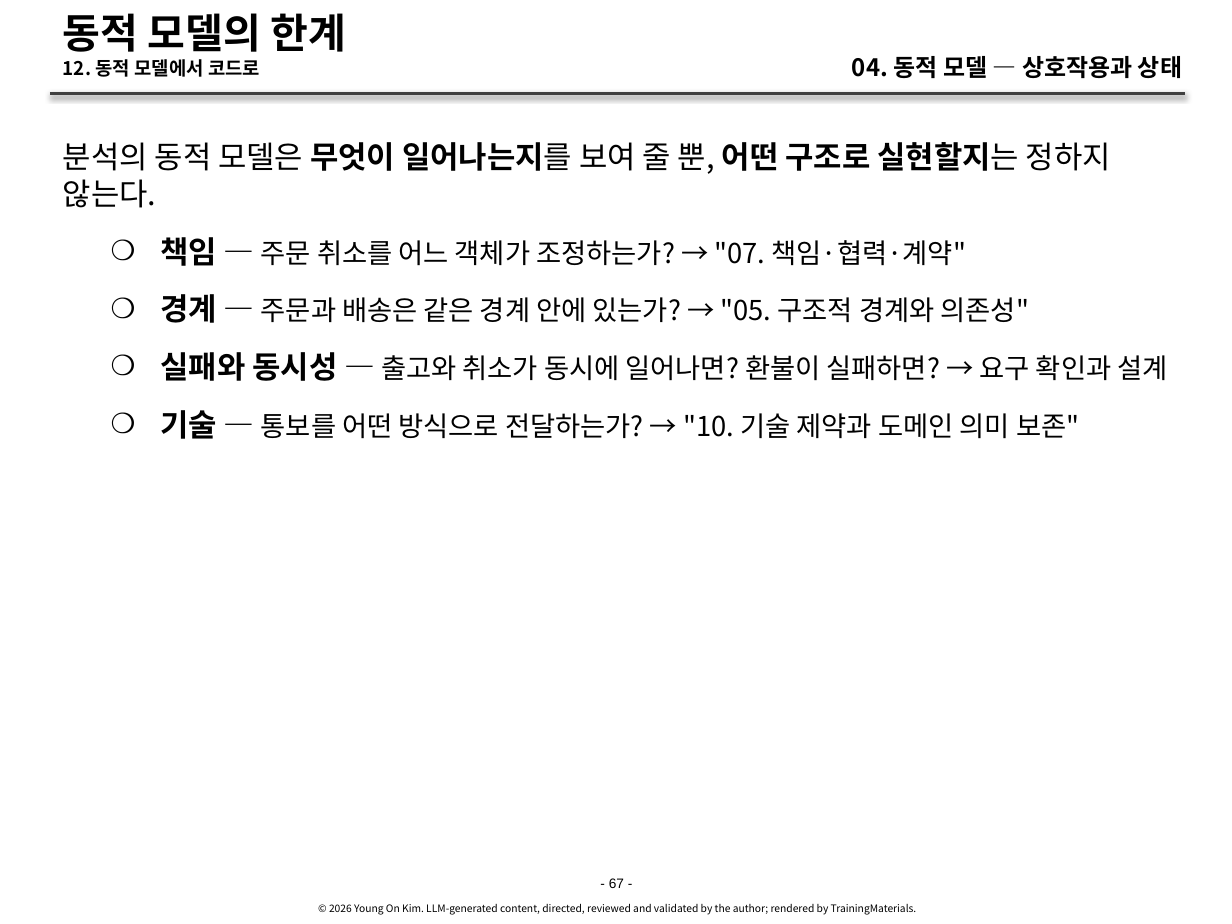
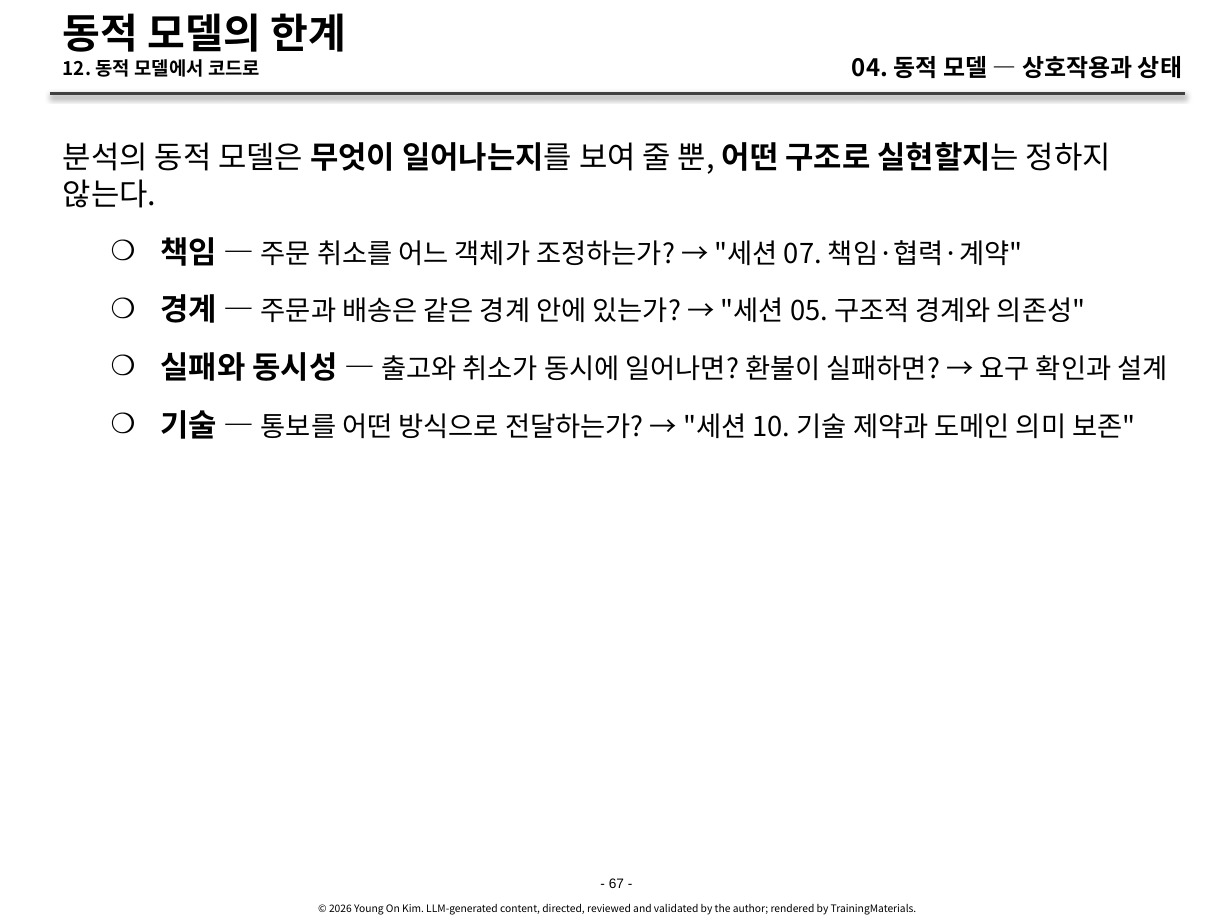
Before and after one commit to YoungSan77/TrainingMaterials, a slide deck: slide 67 of courses/ooad/sessions/s04.pptx. Drawn at 1232x924 pixels with LibreOffice and Linux fonts; fonts in the diff are those of the drawing. Boxes give left, top, right and bottom in pixels: in the first picture for what was removed or moved away, otherwise in the second. Text is boxed around its words. In the diff, an @@ line names an element or a change of style, - is before the commit and + after.

```diff
--- a/courses/ooad/sessions/s04.pptx
+++ b/courses/ooad/sessions/s04.pptx
@@ text at (160,237,1085,323): text changed @@
-    ❍ 책임 — 주문 취소를 어느 객체가 조정하는가? → "07. 책임·협력·계약"
-    ❍ 경계 — 주문과 배송은 같은 경계 안에 있는가? → "05. 구조적 경계와 의존성"
+    ❍ 책임 — 주문 취소를 어느 객체가 조정하는가? → "세션 07. 책임·협력·계약"
+    ❍ 경계 — 주문과 배송은 같은 경계 안에 있는가? → "세션 05. 구조적 경계와 의존성"
@@ text at (160,410,1135,439): text changed @@
-    ❍ 기술 — 통보를 어떤 방식으로 전달하는가? → "10. 기술 제약과 도메인 의미 보존"
+    ❍ 기술 — 통보를 어떤 방식으로 전달하는가? → "세션 10. 기술 제약과 도메인 의미 보존"
```
Also in this commit, not shown: 58 other slides changed, 52 other files.
